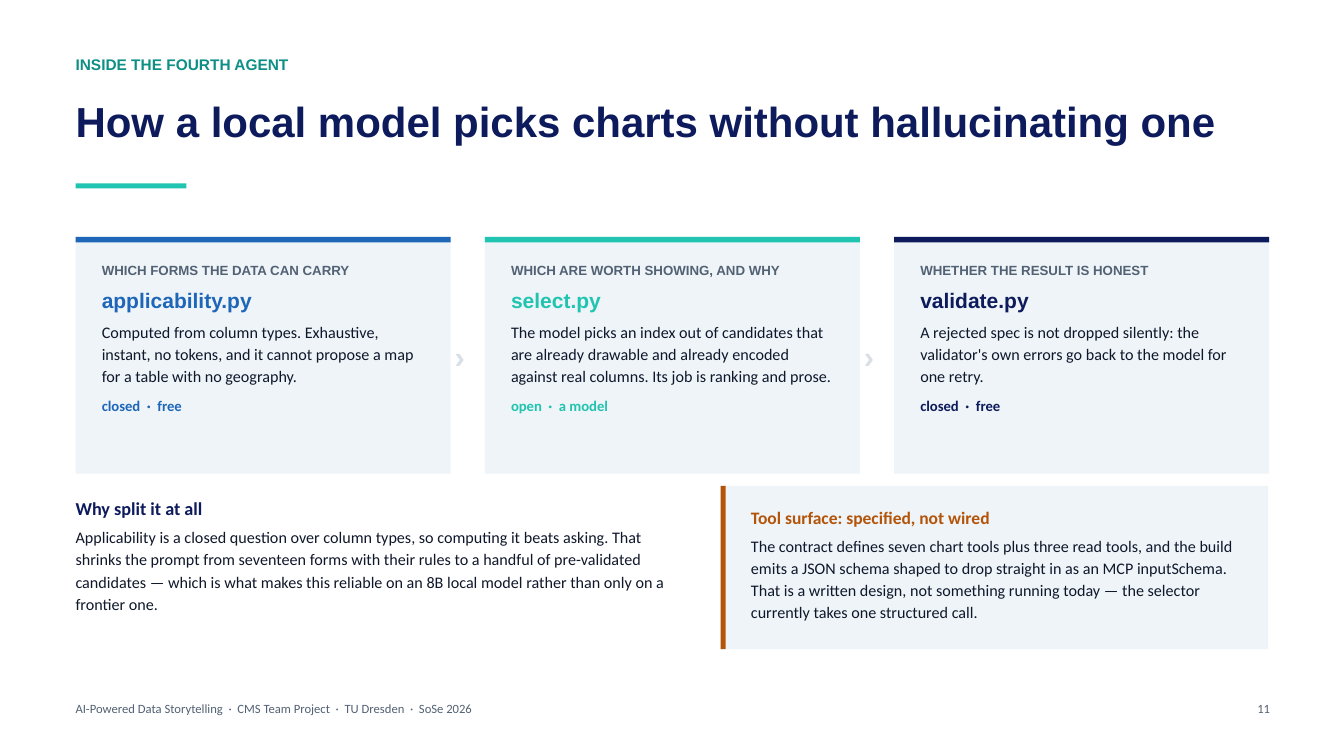
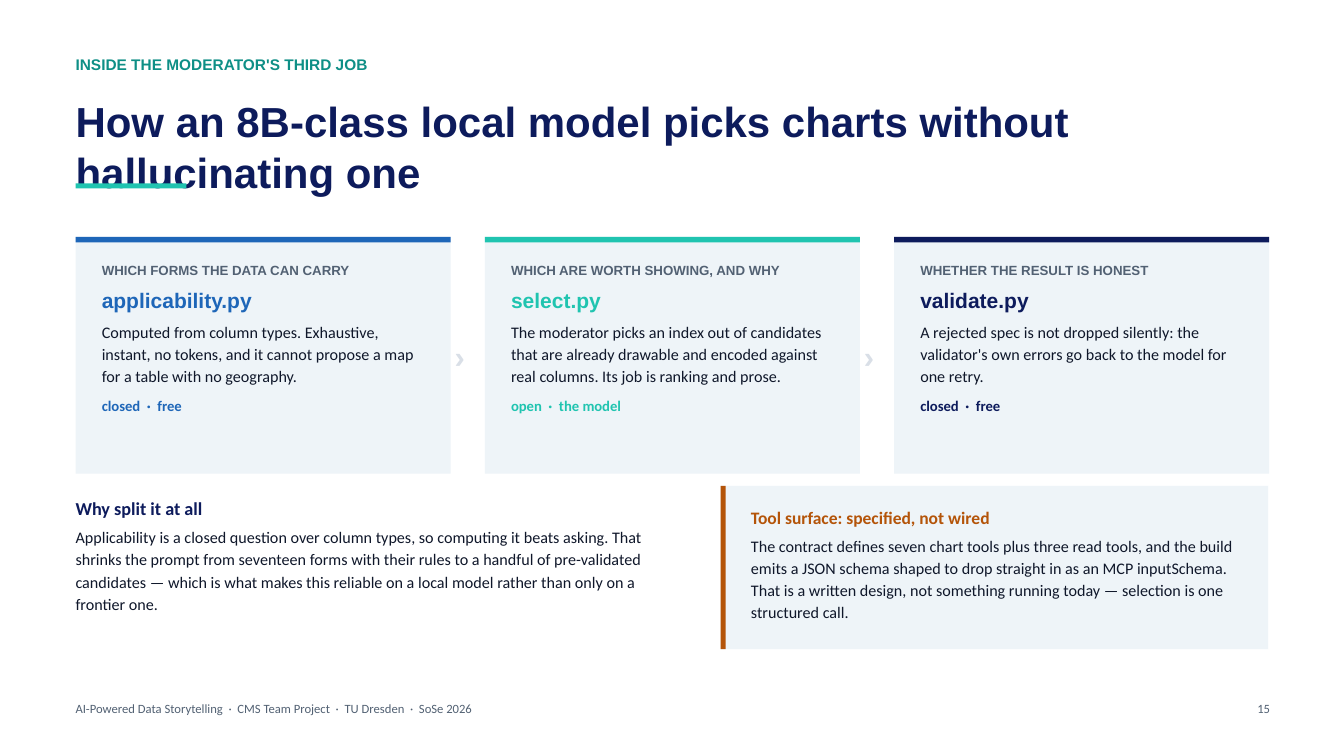
Before and after one commit to memoelsamadony/ai-powered-data-storytelling, a slide deck: slide 15 of presentation/AI-Storytelling-Final-Talk.pptx (slide 11 before the commit). Drawn at 1344x756 pixels with LibreOffice and Linux fonts; fonts in the diff are those of the drawing. Boxes give left, top, right and bottom in pixels: in the first picture for what was removed or moved away, otherwise in the second. Text is boxed around its words. In the diff, an @@ line names an element or a change of style, - is before the commit and + after.

```diff
--- a/presentation/AI-Storytelling-Final-Talk.pptx
+++ b/presentation/AI-Storytelling-Final-Talk.pptx
@@ text at bbox=[76, 59, 368, 70]: text changed @@
-INSIDE THE FOURTH AGENT
+INSIDE THE MODERATOR'S THIRD JOB
@@ text at bbox=[76, 106, 1069, 196]: text changed @@
-How a local model picks charts without hallucinating one
+How an 8B-class local model picks charts without hallucinating one
@@ text at bbox=[511, 326, 822, 414]: text changed @@
-The model picks an index out of candidates that are already drawable and already encoded against real columns. Its job is ranking and prose.
-open · a model
+The moderator picks an index out of candidates that are already drawable and encoded against real columns. Its job is ranking and prose.
+open · the model
@@ text at bbox=[76, 531, 641, 610]: text changed @@
-Applicability is a closed question over column types, so computing it beats asking. That shrinks the prompt from seventeen forms with their rules to a handful of pre-validated candidates — which is what makes this reliable on an 8B local model rather than only on a frontier one.
+Applicability is a closed question over column types, so computing it beats asking. That shrinks the prompt from seventeen forms with their rules to a handful of pre-validated candidates — which is what makes this reliable on a local model rather than only on a frontier one.
@@ text at bbox=[751, 540, 1233, 618]: text changed @@
-The contract defines seven chart tools plus three read tools, and the build emits a JSON schema shaped to drop straight in as an MCP inputSchema. That is a written design, not something running today — the selector currently takes one structured call.
+The contract defines seven chart tools plus three read tools, and the build emits a JSON schema shaped to drop straight in as an MCP inputSchema. That is a written design, not something running today — selection is one structured call.
@@ text at bbox=[1257, 705, 1270, 713]: text changed @@
-11
+15
```
Also in this commit, not shown: 8 other slides changed, 4 slides added, 2 other files.
